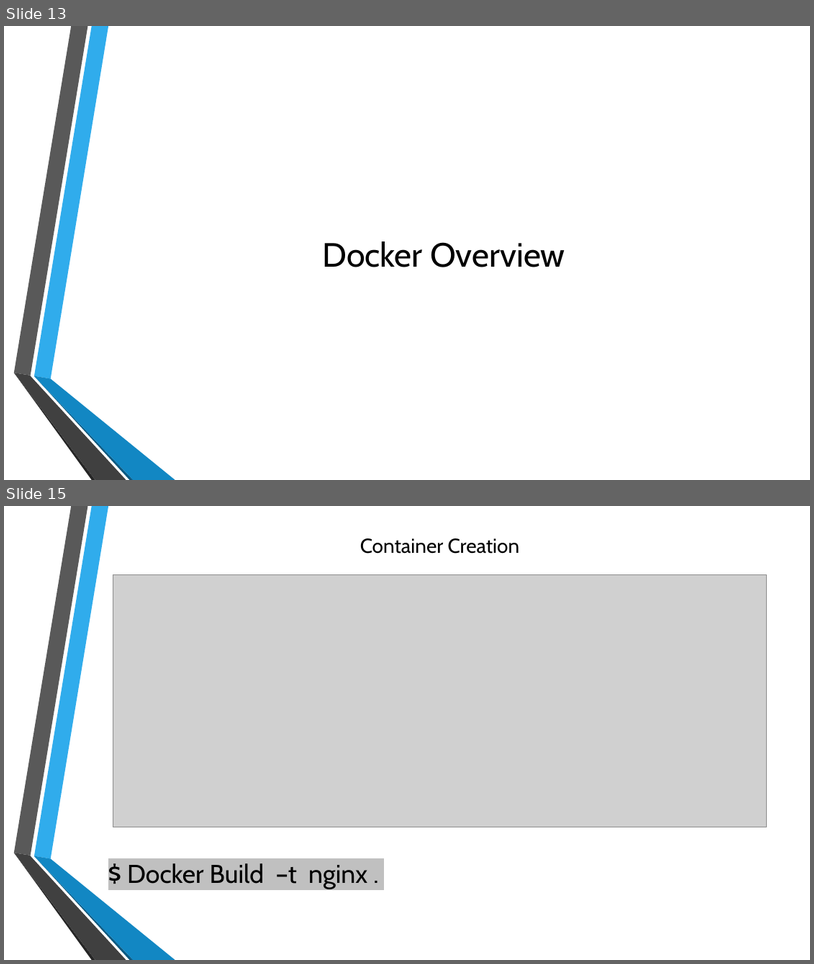
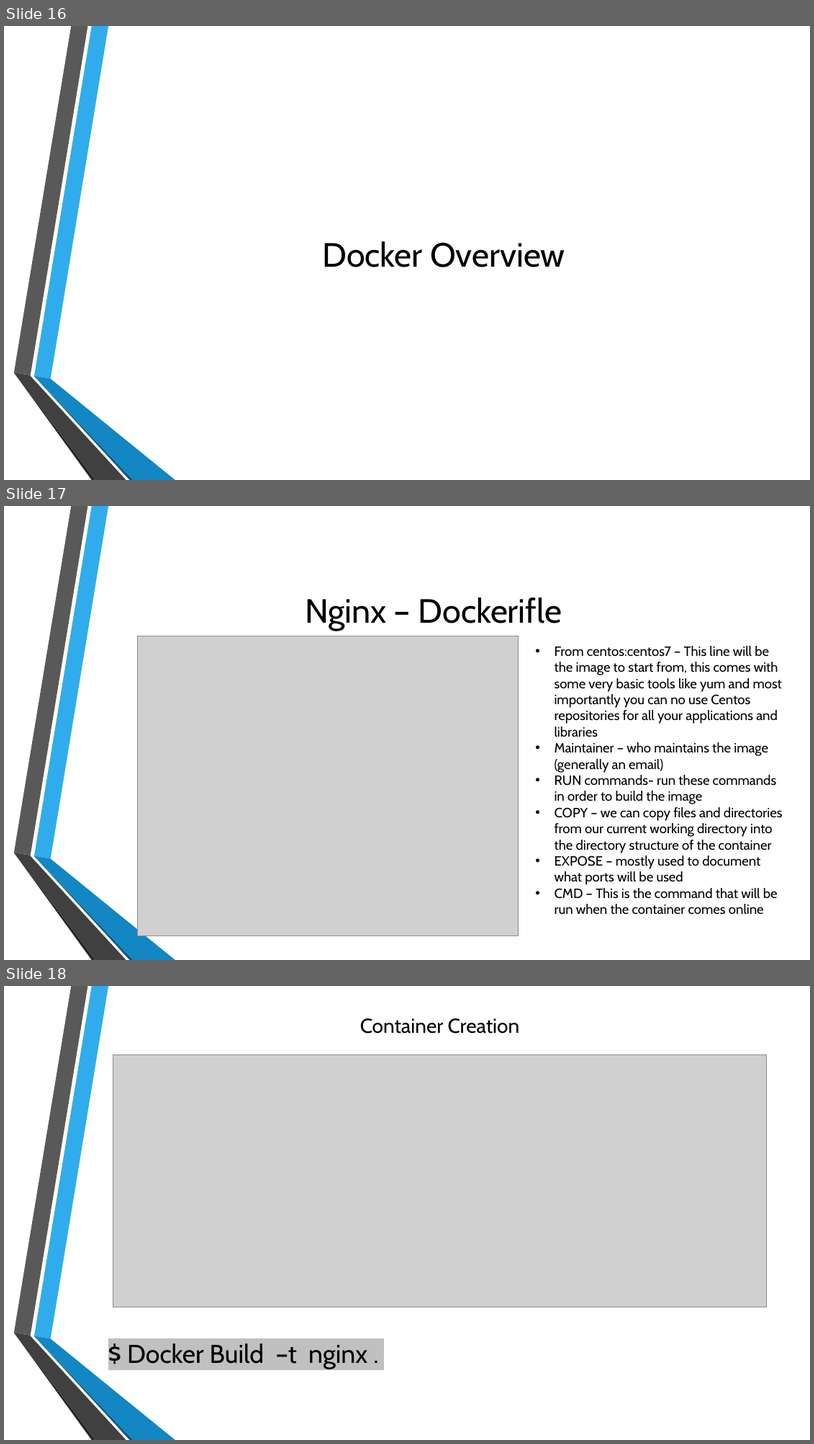
Before and after one commit to sealingtech/kubernetes_training, a slide deck: presentation/Day 1 Intro and Docker.pptx. Shown one above the other, each under a label of ours: slides 13 and 15 before the commit, slides 16, 17 and 18 after it; the slides between them are not shown. The pictures are 814x964 and 814x1444 pixels, drawn with LibreOffice and Linux fonts; fonts in the diff are those of the drawing; grey boxes stand for pictures; background and template pictures are left out. Boxes give left, top, right and bottom in pixels: in the first picture for what was removed or moved away, otherwise in the second. Text is boxed around its words. In the diff, an @@ line names an element or a change of style, - is before the commit and + after.

```diff
--- a/presentation/Day 1 Intro and Docker.pptx
+++ b/presentation/Day 1 Intro and Docker.pptx
@@ slide 17 added at (x1=4, y1=506, x2=810, y2=960), background picture (left out); not listed: 6 template elements that a slide beside it also shows @@
@@ title added at (x1=305, y1=597, x2=562, y2=631), 40 pt, text #000000 @@
+Nginx – Dockerifle
@@ picture added at (x1=138, y1=636, x2=519, y2=936) @@
@@ text added at (x1=555, y1=646, x2=783, y2=914), 16 pt, text #000000 @@
+• From centos:centos7 – This line will be the image to start from, this comes with some very basic tools like yum and most importantly you can no use Centos repositories for all your applications and libraries
+• Maintainer – who maintains the image (generally an email)
+• RUN commands- run these commands in order to build the image
+• COPY – we can copy files and directories from our current working directory into the directory structure of the container
+• EXPOSE – mostly used to document what ports will be used
+• CMD – This is the command that will be run when the container comes online
@@ what was slide 13 is now slide 16 @@
@@ what was slide 15 is now slide 18 @@
```
Also in this commit, not shown: 2 slides changed, 3 other slides added, 2 slides removed, 10 other files.
